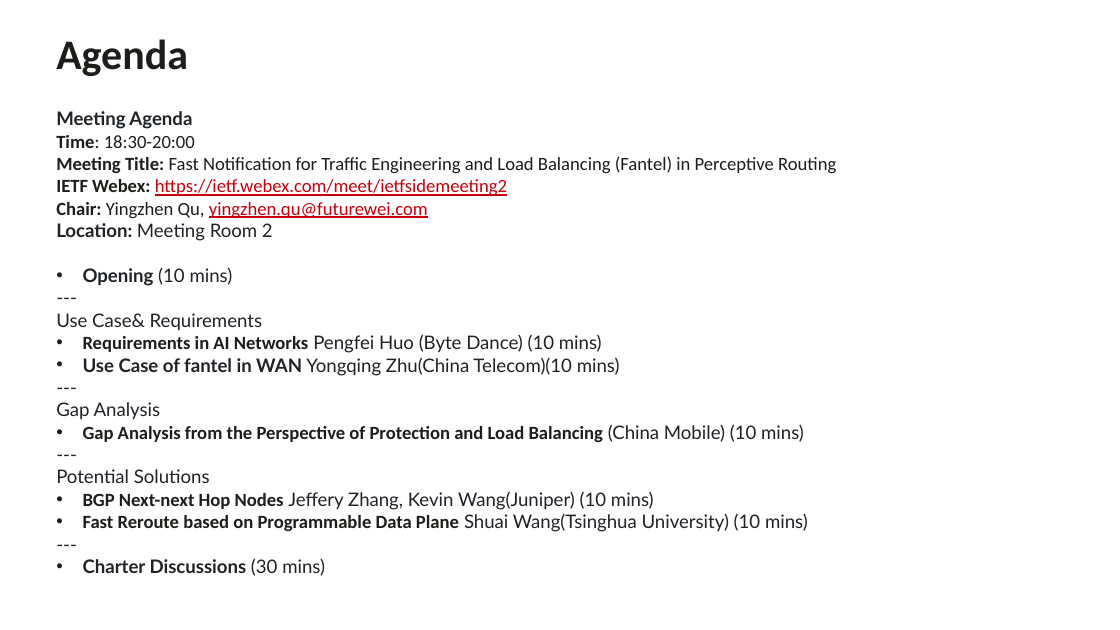
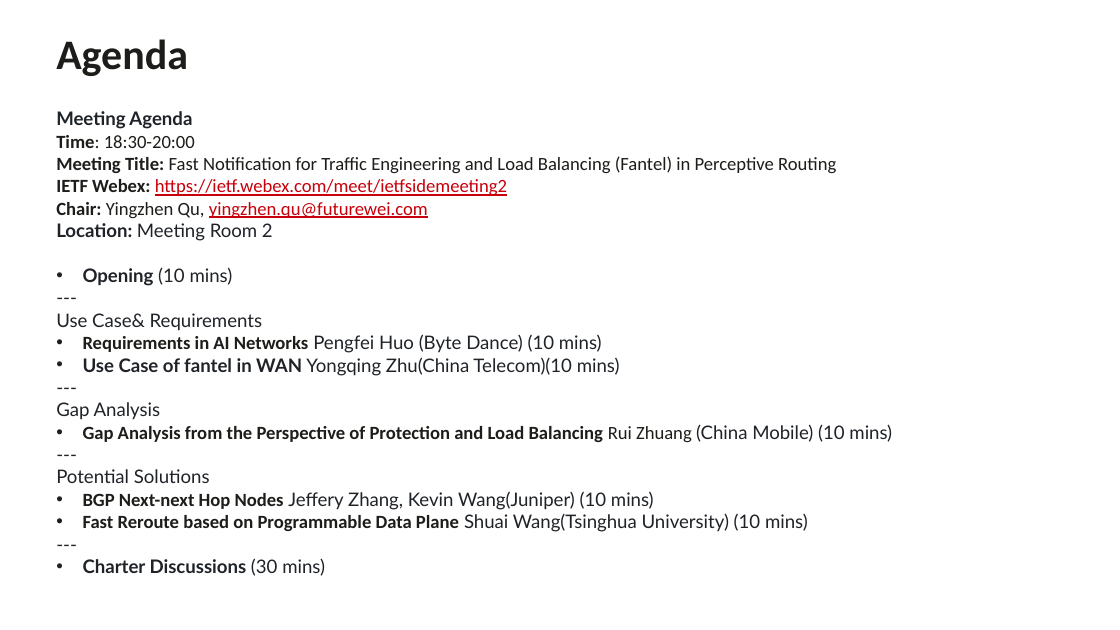
Before and after one commit to XuesongGeng/IETF-122--Fantel-Side-Meeting, a slide deck: slide 1 of IETF 122 Fantel Agenda.pptx. Drawn at 1120x630 pixels with LibreOffice and Linux fonts; fonts in the diff are those of the drawing. Boxes give left, top, right and bottom in pixels: in the first picture for what was removed or moved away, otherwise in the second. Text is boxed around its words. In the diff, an @@ line names an element or a change of style, - is before the commit and + after.

```diff
--- a/IETF 122 Fantel Agenda.pptx
+++ b/IETF 122 Fantel Agenda.pptx
@@ text at (x1=83, y1=424, x2=892, y2=442): text changed @@
-• Gap Analysis from the Perspective of Protection and Load Balancing (China Mobile) (10 mins)
+• Gap Analysis from the Perspective of Protection and Load Balancing Rui Zhuang (China Mobile) (10 mins)
```
